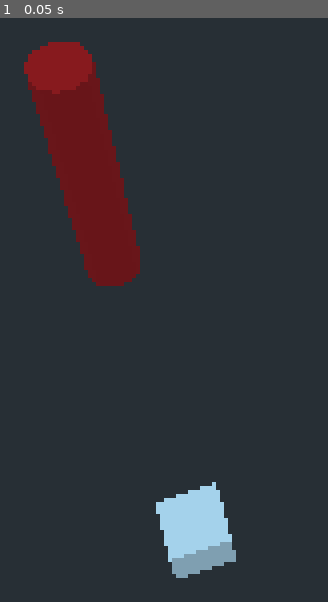
Above: before the commit, frame 1.
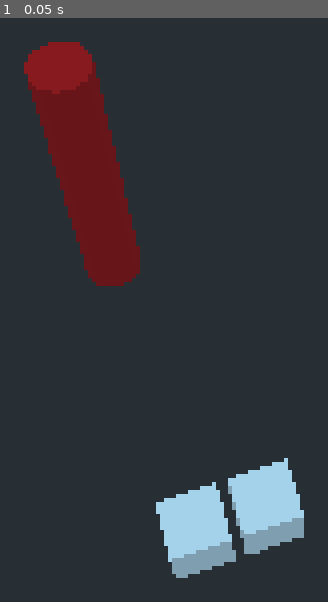
Above: after the commit, the same moment.

Repository: danreeves/keep-it-alive
Game: Godot game, scene res://entities/Game.tscn
The game is run twice, just before and just after one commit, with the same random seed, the same clock (stepped at 60 frames per second) and the same inputs.
Inputs:
- Up to frame 1 (0.05 s): no input

The runs differ from the first frame. In frame 1, 2.7% of the frame differs, in the area x 69-93%, y 75-92%.

Commit message:
path to interactable object

Diff:
--- a/entities/Game.tscn
+++ b/entities/Game.tscn
@@ -26,3 +26,11 @@
 transform = Transform( 1, 0, 0, 0, 1, 0, 0, 0, 1, 0, -0.5, 0 )
 mesh = SubResource( 1 )
 material/0 = null
+
+[node name="Interactable2" parent="." instance=ExtResource( 3 )]
+transform = Transform( 1, 0, 0, 0, 1, 0, 0, 0, 1, 1.18358, 1, 10 )
+
+[node name="MeshInstance" type="MeshInstance" parent="Interactable2"]
+transform = Transform( 1, 0, 0, 0, 1, 0, 0, 0, 1, 0, -0.5, 0 )
+mesh = SubResource( 1 )
+material/0 = null
--- a/entities/Interactable.gd
+++ b/entities/Interactable.gd
@@ -63,6 +63,6 @@
 		node.rotation = player.rotation
 		player.drop()
 	else:
-		node.translation = Vector3(0, 2, -1)
+		node.translation = Vector3(0, 4, -1)
 		node.rotation = Vector3(0, 0, 0)
 		player.pickup()
--- a/entities/Player.gd
+++ b/entities/Player.gd
@@ -41,6 +41,11 @@
 					var is_colliding = collision.collider.is_colliding()
 					if is_picked_up or is_colliding:
 						return
+					else:
+						if not is_holding_item:
+							go_to = collision.collider.translation
+							go_to.y = 0
+						return
 
 				go_to = collision.position
 				go_to.y = 0
